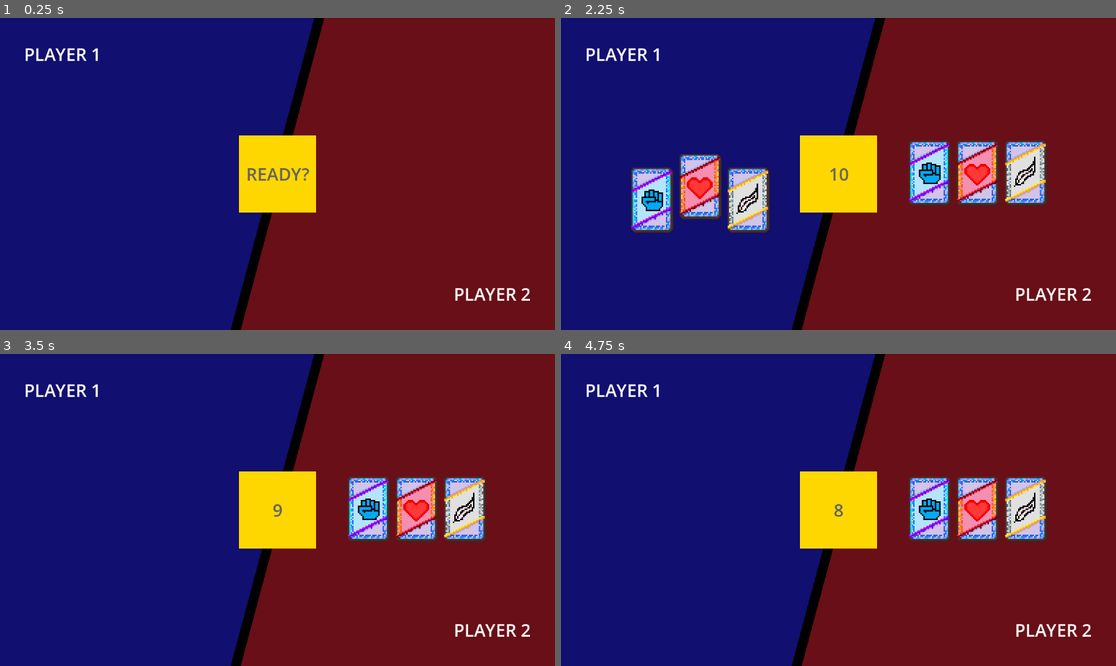
Above: before the commit, frames 1-4 (two rows, left to right).
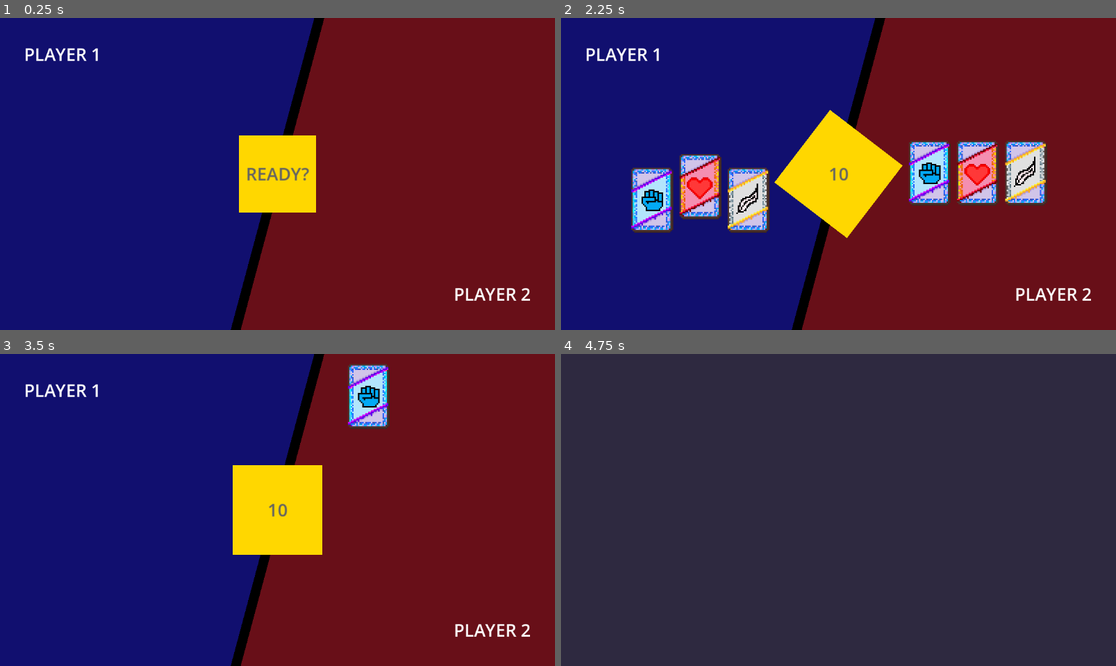
Above: after the commit, the same moments.

Repository: solirides/amazing-game
Game: Godot game, scene res://scenes/select_cards/select_cards.tscn
The game is run twice, just before and just after one commit, with the same random seed, the same clock (stepped at 60 frames per second) and the same inputs. This scene is started directly instead of the project's main scene. The engine's default icon, where the game draws it, is replaced by a stand-in: a white triangle on a blue panel in a dark square.
Inputs (mouse positions are in pixels of both pictures, inside the frame that each line leads up to):
- Up to frame 1 (0.25 s): no input
- Up to frame 2 (2.25 s): tap Enter at 0.5 s; move the mouse to (960, 158) at 0.52 s; hold Right (ui_right) 0.53-1.28 s; click (960, 158) at 0.6 s; move the mouse to (649, 239) at 1.27 s; hold Down (ui_down) 1.28-2.03 s; tap C (turret_attack) at 1.35 s; click (649, 239) at 1.42 s; move the mouse to (699, 174) at 2.02 s; hold Right (ui_right) from 2.03 s (still down); hold A (turret_ccw) from 2.03 s (still down); click (699, 174) at 2.17 s
- Up to frame 3 (3.5 s): move the mouse to (366, 510) at 2.77 s; release Right (ui_right) at 2.78 s; release A (turret_ccw) at 2.78 s; hold Up (ui_up) from 2.78 s (still down); tap D (turret_cw) at 2.85 s; click (366, 510) at 2.92 s
- Up to frame 4 (4.75 s): move the mouse to (977, 510) at 3.52 s; release Up (ui_up) at 3.53 s; hold Left (ui_left) from 3.53 s (still down); tap N (wall_attack) at 3.6 s; click (977, 510) at 3.67 s; move the mouse to (1027, 510) at 4.27 s; tap J (wall_ccw) at 4.35 s; click (1027, 510) at 4.42 s

The runs differ from the first frame. In frame 1, 0.1% of the frame differs, in the area x 44-56%, y 47-53%; in frame 2, 1.8%; in frame 3, 7.4%; in frame 4, 100%, in the area x 0-100%, y 0-100%.

Commit message:
fixed small bug with select_cards

Diff:
--- a/amazing-game/scenes/select_cards/select_cards.gd
+++ b/amazing-game/scenes/select_cards/select_cards.gd
@@ -31,15 +31,19 @@
 
 	$SelectTimer.start()
 
-	# var pulse_tween = create_tween().set_loops()
-	# pulse_tween.tween_property($DividingLine/CenterBox, "scale", Vector2(1.2, 1.2), 0.5).set_trans(Tween.TRANS_SINE)
-	# pulse_tween.tween_property($DividingLine/CenterBox, "scale", Vector2(1.0, 1.0), 0.5).set_trans(Tween.TRANS_SINE)
+	var spin_tween = create_tween().set_loops()
+	spin_tween.tween_property($DividingLine/CenterBox, "rotation_degrees", 45, 0.3).as_relative()
+	spin_tween.tween_interval(0.7)
+
+	var pulse_tween = create_tween().set_loops()
+	pulse_tween.tween_property($DividingLine/CenterBox, "scale", Vector2(1.2, 1.2), 0.3).set_trans(Tween.TRANS_SINE)
+	pulse_tween.tween_property($DividingLine/CenterBox, "scale", Vector2(1.0, 1.0), 0.7).set_trans(Tween.TRANS_SINE)
 
 # Called every frame. 'delta' is the elapsed time since the previous frame.
 func _process(delta: float) -> void:
 	if (not $SelectTimer.is_stopped() == true):
 		var seconds_left = ceil($SelectTimer.time_left)
-		$DividingLine/CenterBox/TimerLabel.text = str(int(seconds_left))
+		$DividingLine/TimerLabel.text = str(int(seconds_left))
 
 func spawn_hand(player_id: int, center_pos: Vector2, card_types: Array) -> void:
 	var hand_size = card_types.size()
@@ -86,7 +90,7 @@
 	queue_free()
 
 func _on_select_timer_timeout() -> void:
-	$DividingLine/CenterBox/TimerLabel.text = "TIME!"
+	$DividingLine/TimerLabel.text = "TIME!"
 
 	if (p1_has_played == false):
 		var p1_random_value = randi_range(0, 2)
--- a/amazing-game/scenes/select_cards/select_cards.tscn
+++ b/amazing-game/scenes/select_cards/select_cards.tscn
@@ -15,6 +15,7 @@
 anchor_bottom = 1.0
 grow_horizontal = 2
 grow_vertical = 2
+mouse_filter = 2
 script = ExtResource("1_asv8b")
 card_scene = ExtResource("2_qg2st")
 
@@ -70,21 +71,23 @@
 grow_vertical = 2
 rotation = -0.2617994
 pivot_offset = Vector2(80, 80)
+mouse_filter = 2
 color = Color(1, 0.84313726, 0, 1)
 
-[node name="TimerLabel" type="Label" parent="Control/DividingLine/CenterBox" unique_id=1946863747]
+[node name="TimerLabel" type="Label" parent="Control/DividingLine" unique_id=1946863747]
 layout_mode = 1
 anchors_preset = 8
 anchor_left = 0.5
 anchor_top = 0.5
 anchor_right = 0.5
 anchor_bottom = 0.5
-offset_left = -58.5
-offset_top = -68.5
-offset_right = 58.5
-offset_bottom = 68.5
+offset_left = -80.99727
+offset_top = -49.213074
+offset_right = 50.00273
+offset_bottom = 87.78693
 grow_horizontal = 2
 grow_vertical = 2
+rotation = -0.2617994
 theme_override_colors/font_color = Color(0.38857287, 0.38857287, 0.38857287, 1)
 theme_override_font_sizes/font_size = 36
 text = "READY?"
@@ -133,4 +136,4 @@
 visible = false
 texture = ExtResource("3_40vcb")
 
-[connection signal="timeout" from="Control/SelectTimer" to="." method="_on_select_timer_timeout"]
+[connection signal="timeout" from="Control/SelectTimer" to="Control" method="_on_select_timer_timeout"]
